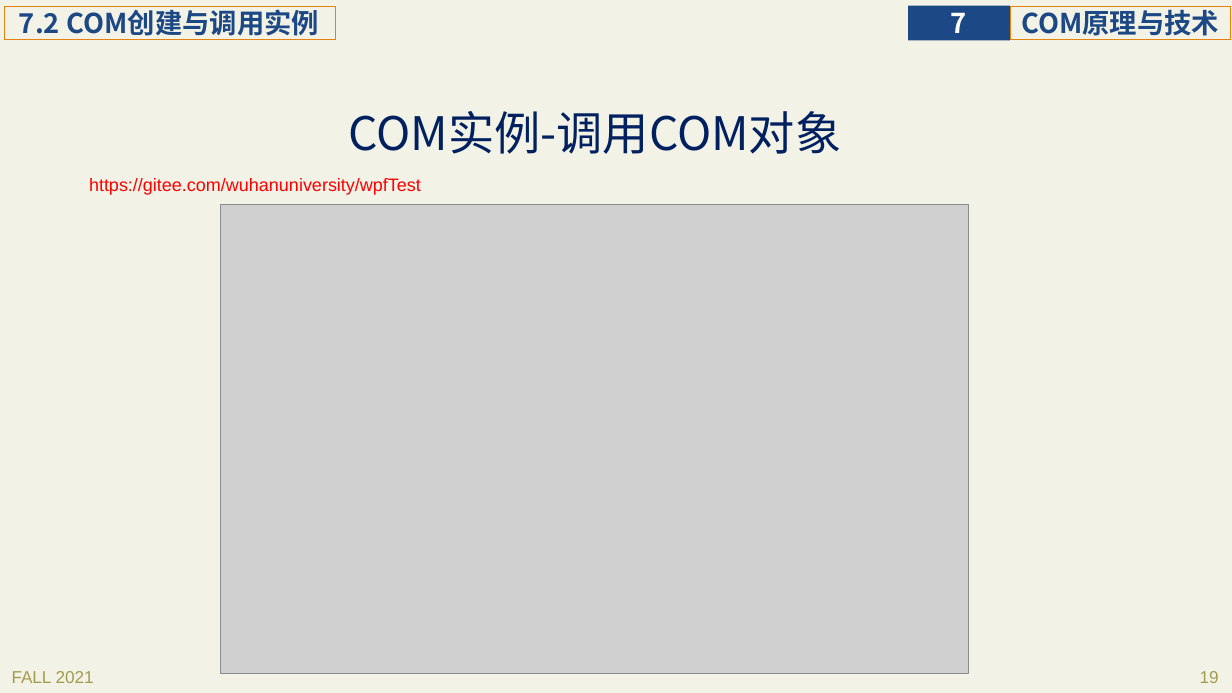
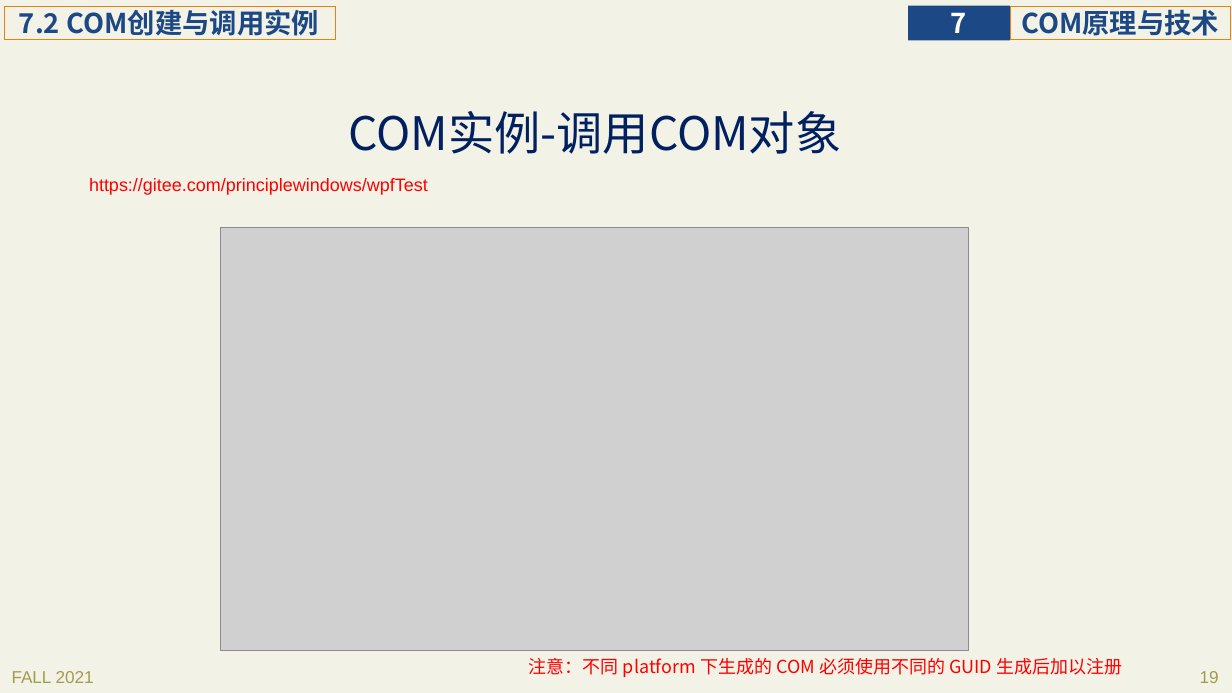
Before and after one commit to principleWindows/win-principle-2021, a slide deck: slide 19 of slides/instruction/principleWindows_7.pptx. Drawn at 1232x693 pixels with LibreOffice and Linux fonts; fonts in the diff are those of the drawing; grey boxes stand for pictures. Boxes give left, top, right and bottom in pixels: in the first picture for what was removed or moved away, otherwise in the second. Text is boxed around its words. In the diff, an @@ line names an element or a change of style, - is before the commit and + after.

```diff
--- a/slides/instruction/principleWindows_7.pptx
+++ b/slides/instruction/principleWindows_7.pptx
@@ text at (89,178,428,195): text changed @@
-https://gitee.com/wuhanuniversity/wpfTest
+https://gitee.com/principlewindows/wpfTest
@@ picture: place and size @@
-picture at (221,205,970,674)
+picture at (221,227,970,651)
@@ text added at (529,658,1122,677), 14 pt, text #FF0000 @@
+注意：不同 platform 下生成的 COM 必须使用不同的 GUID 生成后加以注册
```
Also in this commit, not shown: 4 other slides changed, 10 other files.
